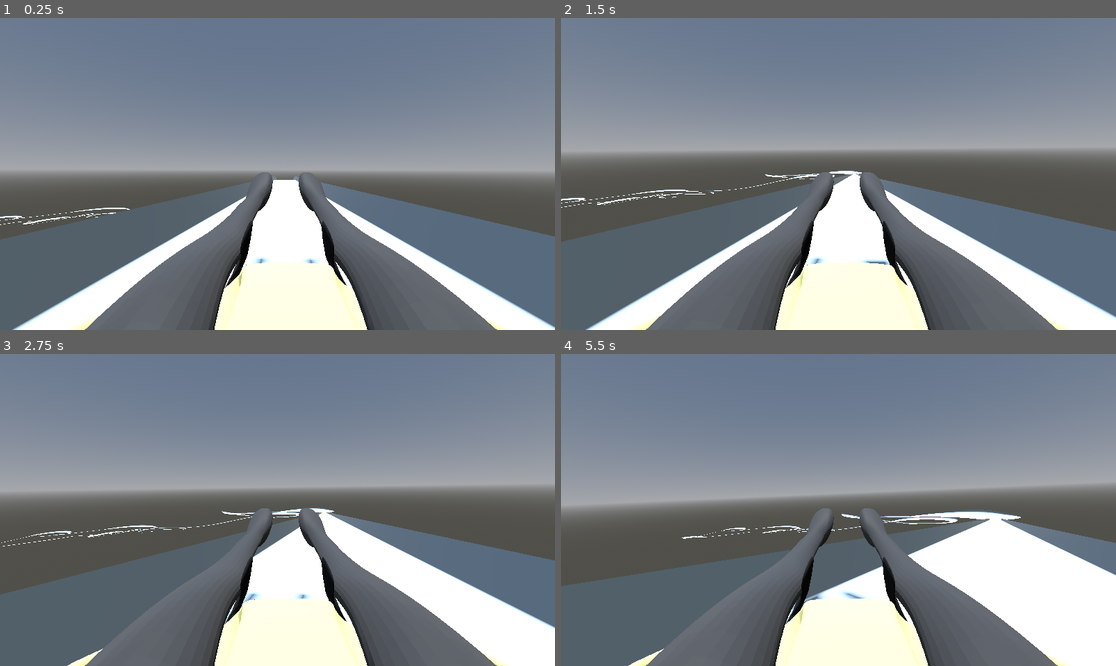
Above: before the commit, frames 1-4 (two rows, left to right).
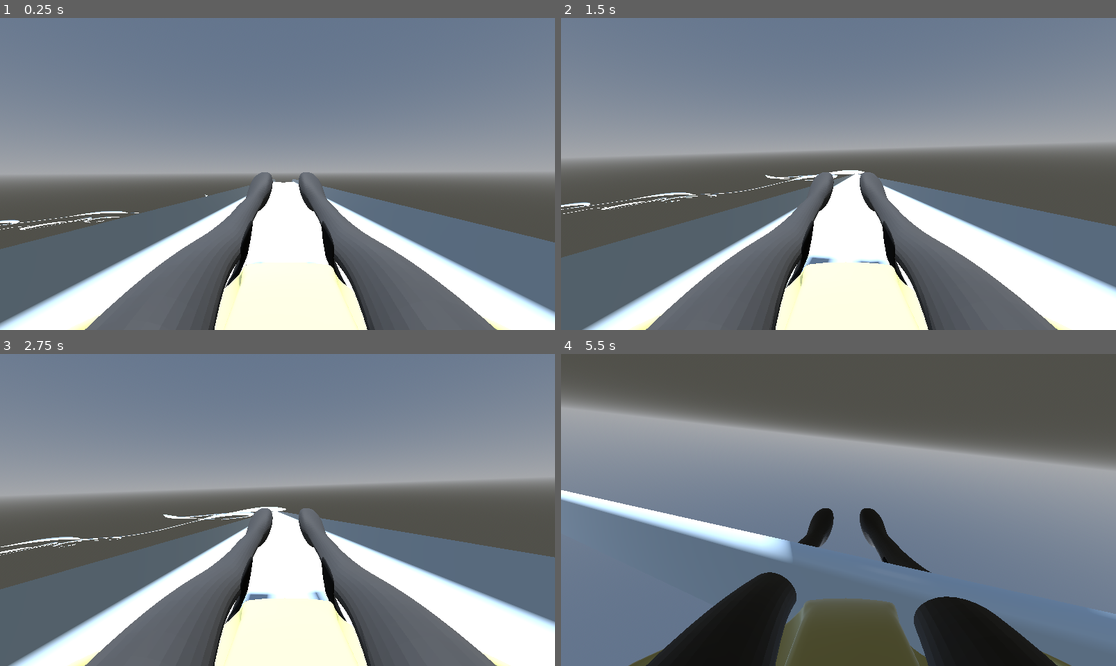
Above: after the commit, the same moments.

Repository: ArijaK/luge_vr
Game: Godot game, scene res://scenes/main/main.tscn
Two runs of this game, one before a commit and one after it. Both use one fixed random seed, a clock stepped at 60 frames per second and the inputs below.
Inputs:
- Up to frame 1 (0.25 s): no input
- Up to frame 2 (1.5 s): no input
- Up to frame 3 (2.75 s): no input
- Up to frame 4 (5.5 s): no input

The runs differ from the first frame. In frame 1, 5.1% of the frame differs, in the area x 0-100%, y 49-100%; in frame 2, 6.6%; in frame 3, 8.7%; in frame 4, 86%, in the area x 0-100%, y 0-100%.

Commit message:
Make track lower resolution, so objects can slide smoother

Diff:
--- a/vr/scenes/track/track.tscn
+++ b/vr/scenes/track/track.tscn
@@ -10,6 +10,7 @@
 rough = true
 
 [sub_resource type="Curve3D" id="Curve3D_236c3"]
+bake_interval = 0.75
 
 [node name="Track" type="Node3D"]
 script = ExtResource("1_mll3j")
--- a/vr/scenes/track/track_data.gd
+++ b/vr/scenes/track/track_data.gd
@@ -1,7 +1,7 @@
 # TODO: Check, if there is any way how to make something private
 class_name TrackData extends Node
 
-@export var cross_section_points = 33
+@export var cross_section_points = 13
 @export var k_curvature = 60
 
 var length = 0.0
@@ -127,7 +127,7 @@
 
 		var p0 = Vector2(half_width * curve_side, 0.0)
 		var p1 = Vector2(max_width * curve_side, default_height)
-		var p2 = Vector2(max_width * 0.8 * curve_side, h)
+		var p2 = Vector2(max_width * curve_side, h)
 
 		var curve_points = []
 		for i in range(middlepoint):
